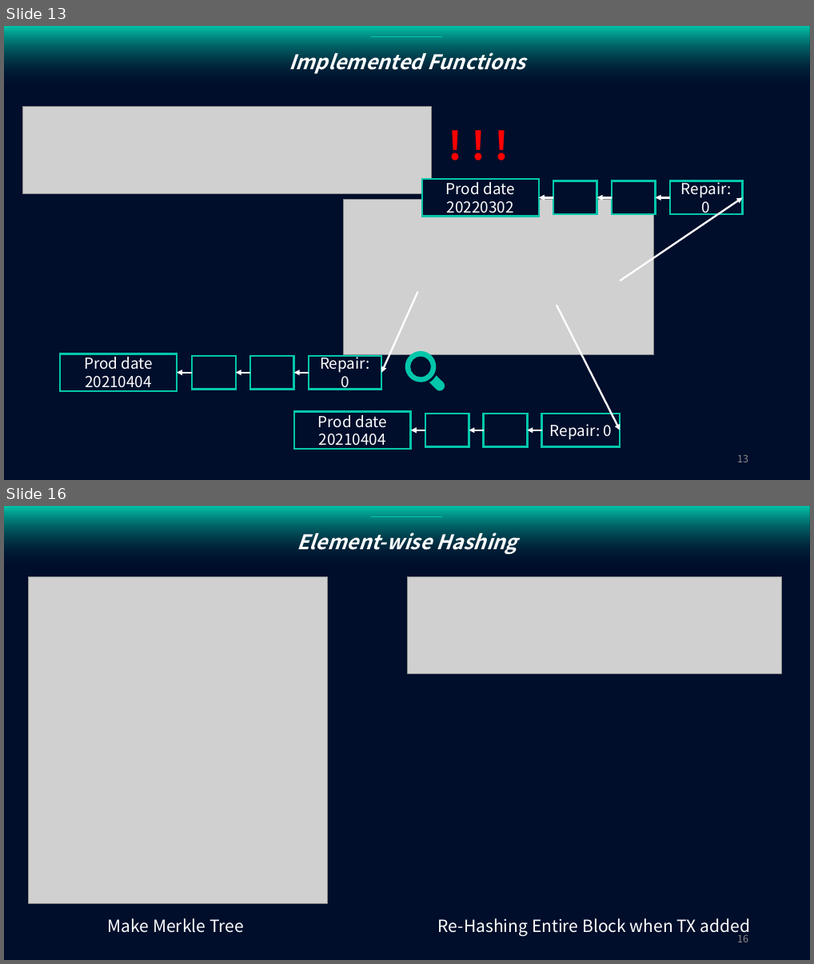
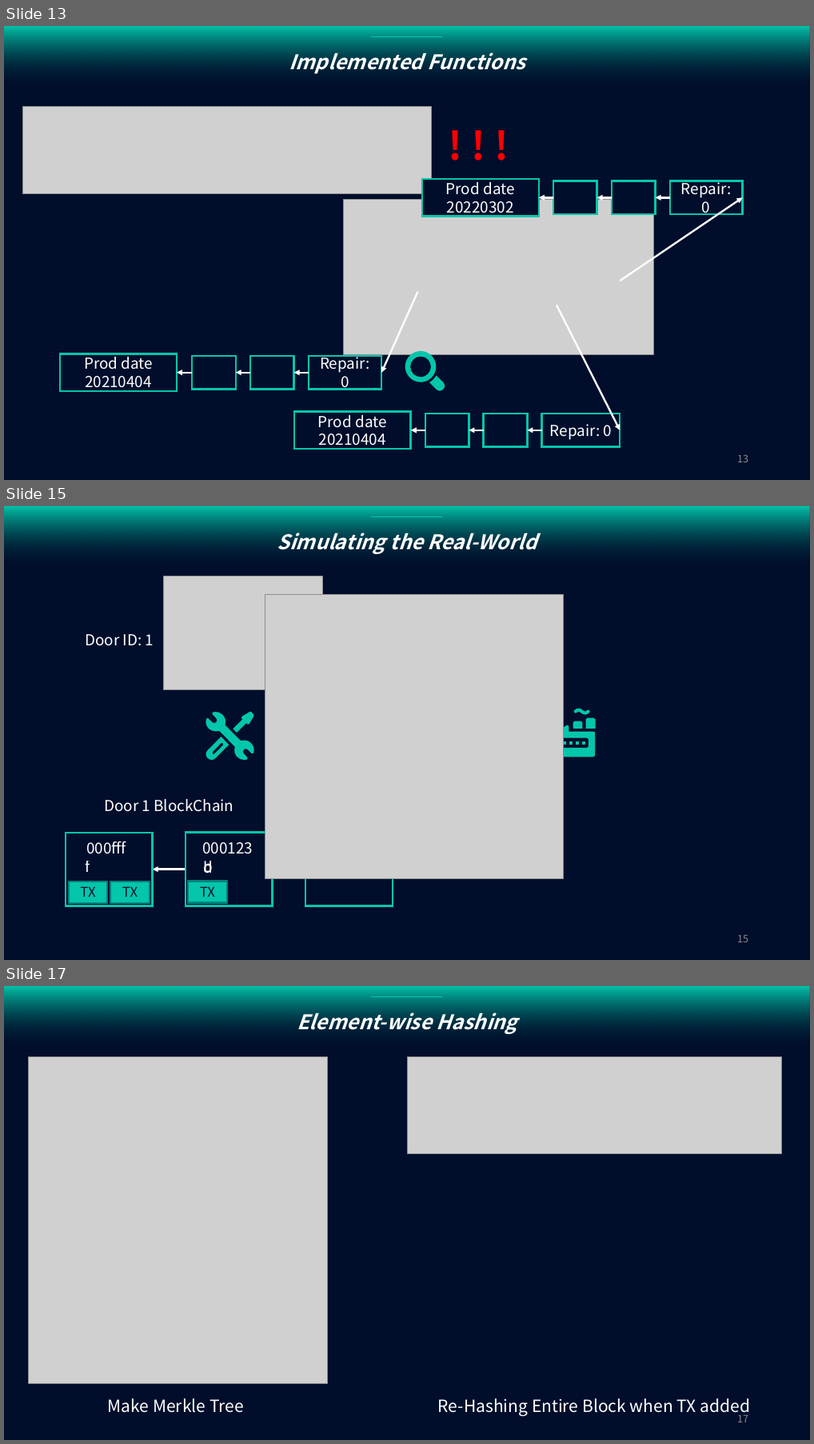
Before and after one commit to purachina/etri, a slide deck: Advanced Buisness Communicating Design/구현 - 복사본.pptx. Shown one above the other, each under a label of ours: slides 13 and 16 before the commit, slides 13, 15 and 17 after it; the slides between them are not shown. The pictures are 814x964 and 814x1444 pixels, drawn with LibreOffice and Linux fonts; fonts in the diff are those of the drawing; grey boxes stand for pictures. Boxes give left, top, right and bottom in pixels: in the first picture for what was removed or moved away, otherwise in the second. Text is boxed around its words. In the diff, an @@ line names an element or a change of style, - is before the commit and + after.

```diff
--- a/Advanced Buisness Communicating Design/구현 - 복사본.pptx
+++ b/Advanced Buisness Communicating Design/구현 - 복사본.pptx
@@ slide 15 added at [4,506,810,960], background #000E2B @@
@@ line added from (371, 517) to (442, 517), #03C6AB 1 pt @@
@@ text added at [277,532,538,555], 24 pt, text #FFFFFF, bold, italic @@
+Simulating the Real-World
@@ picture added at [164,576,323,689] @@
@@ picture added at [266,594,563,879] @@
@@ text added at [85,634,154,646], 18 pt, text #FFFFFF @@
+Door ID: 1
@@ freeform shape added at [206,712,255,760], fill #03C6AB @@
@@ freeform shape added at [234,712,254,733], fill #03C6AB @@
@@ group added at [546,708,596,756]: 8 freeform shapes @@
@@ freeform shape added at [206,736,229,760], fill #03C6AB @@
@@ arrow added from (266, 736) to (526, 736), #FFFFFF 2.25 pt @@
@@ group added at [66,799,234,905]: 4 rectangles, 3 texts, 1 arrow @@
+TX
+987654
+TX
+abcdef
+000fff
+Door 1 BlockChain
@@ group added at [186,832,393,905]: 5 rectangles, 1 text @@
+aaabbb
+TX
+cccddd
+000123
@@ page number added at [738,935,749,942], 12 pt, text #8C8C8C @@
+15
@@ what was slide 16 is now slide 17 @@
@@ page number at [738,1412,749,1422]: text changed @@
-16
+17
```
Also in this commit, not shown: 1 slide changed, 2 other slides added, 2 slides removed, 5 other files.
